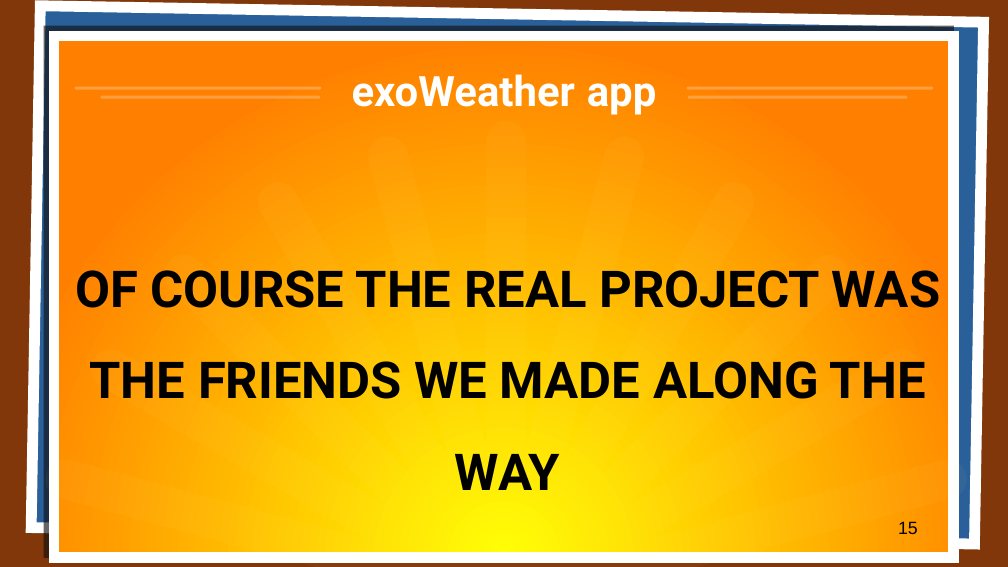
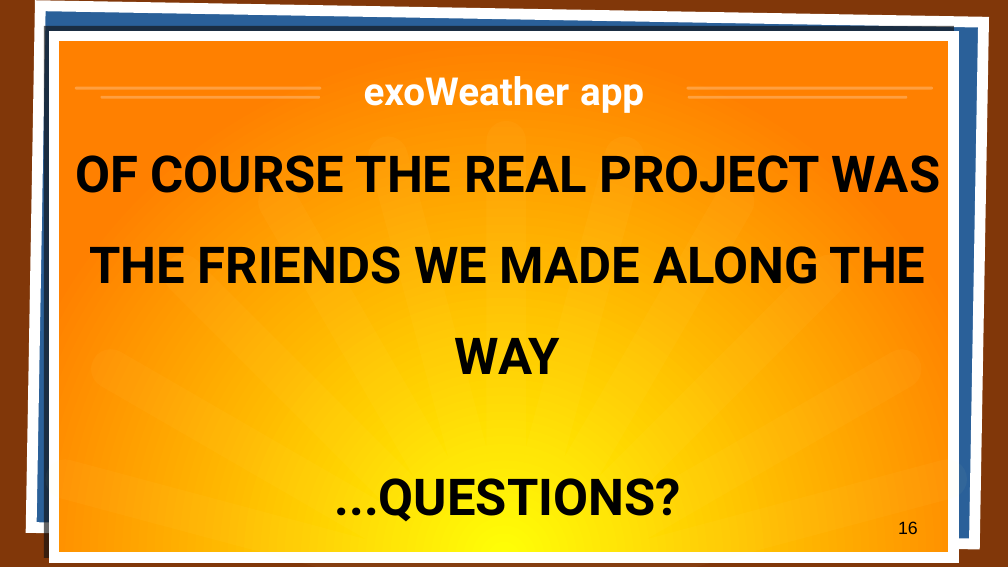
Before and after one commit to aagb1884/exoWeather, a slide deck: slide 16 of presentation/js_group_project_presentation.pptx (slide 15 before the commit). Drawn at 1008x567 pixels with LibreOffice and Linux fonts; fonts in the diff are those of the drawing. Boxes give left, top, right and bottom in pixels: in the first picture for what was removed or moved away, otherwise in the second. Text is boxed around its words. In the diff, an @@ line names an element or a change of style, - is before the commit and + after.

Commit message:
updated presentation

```diff
--- a/presentation/js_group_project_presentation.pptx
+++ b/presentation/js_group_project_presentation.pptx
@@ text "OF COURSE THE REAL PROJECT ..." rewrapped from (75,270,940,490) to (75,155,940,521) @@
@@ title "exoWeather app" at (364,76,644,113): size 33 to 30.4 pt @@
@@ freeform shape at (46,121,968,567): outline redrawn @@
@@ page number at (898,521,918,534): text changed @@
-15
+16
```
Also in this commit, not shown: 14 other slides changed, 1 slide added, 1 other file.
